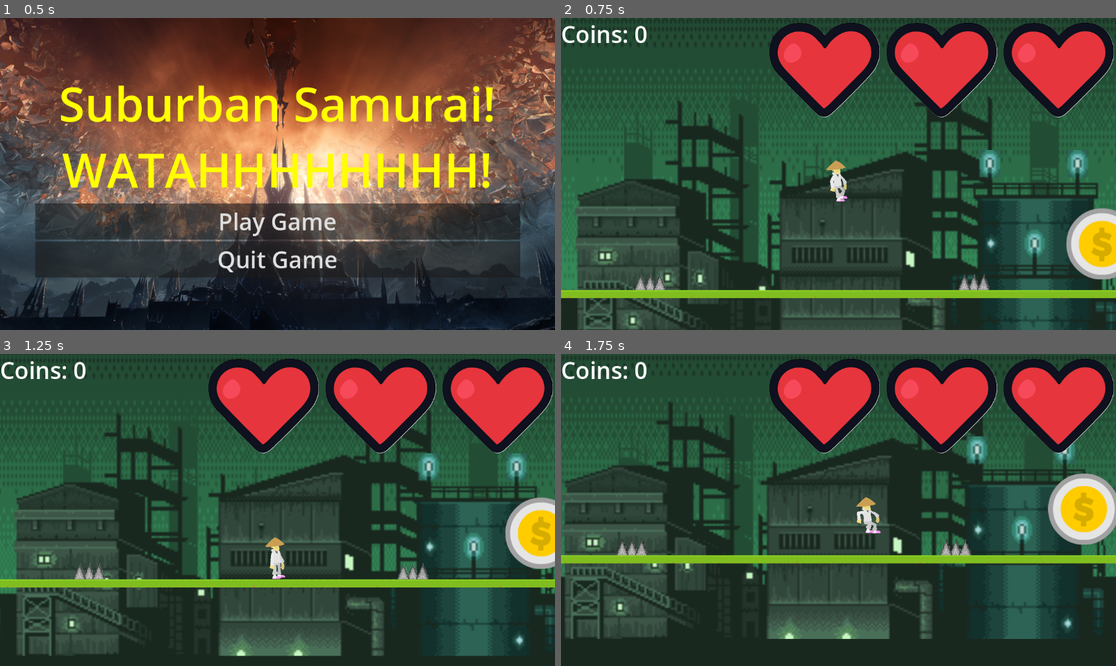
Above: before the commit, frames 1-4 (two rows, left to right).
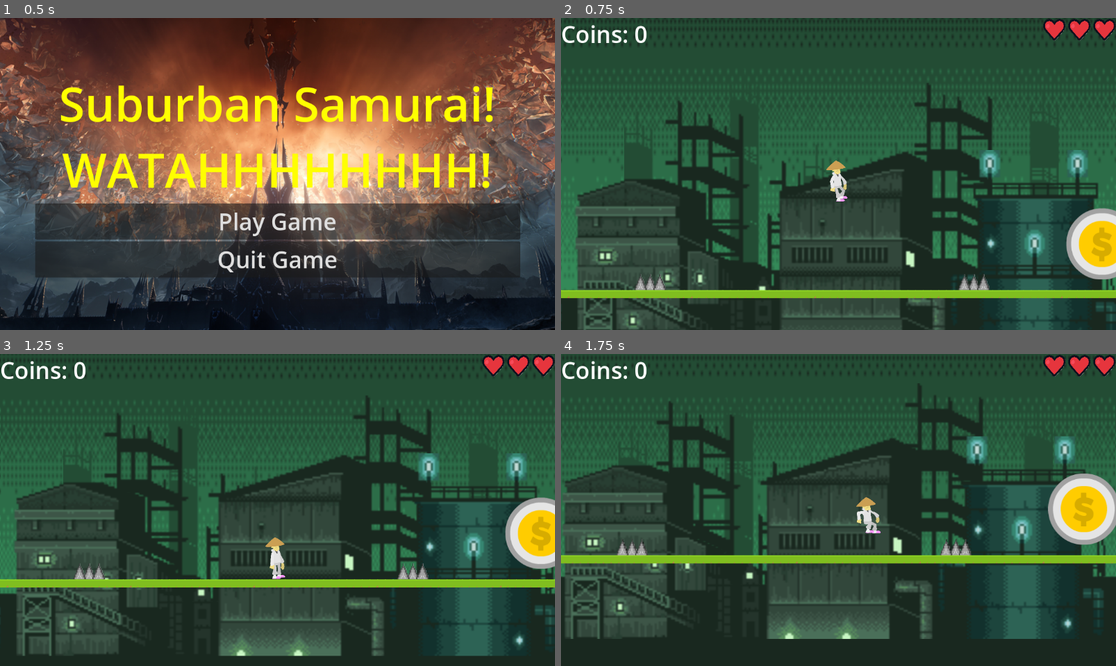
Above: after the commit, the same moments.

Repository: PietPadda/godot-2d-platformer
Game: Godot game, scene res://ui/main_menu.tscn
Same seed, same stepped clock (60 frames per second), same inputs: the game is played once before the commit and once after it.
Inputs:
- Up to frame 1 (0.5 s): no input
- Up to frame 2 (0.75 s): click "Play Game" at 0.5 s
- Up to frame 3 (1.25 s): no input
- Up to frame 4 (1.75 s): tap Enter (ui_accept) at 1.25, 1.52 s; hold Right (ui_right) from 1.28 s (still down); tap Ctrl (attack) at 1.35 s

Frame 1 is identical in both runs. In frame 2, 13% of the frame differs, in the area x 37-100%, y 0-32%; in frame 3, 13%; in frame 4, 13%.

Commit message:
fix(ui): use expand mode ignore and custom minimum dims to resize container held texturerects

Diff:
--- a/godot-2d-platformer/ui/ui.tscn
+++ b/godot-2d-platformer/ui/ui.tscn
@@ -60,16 +60,22 @@
 grow_horizontal = 0
 
 [node name="Heart" type="TextureRect" parent="Control/HealthBar"]
+custom_minimum_size = Vector2(48, 48)
 layout_mode = 2
 texture = ExtResource("2_ks8t7")
+expand_mode = 1
 
 [node name="Heart2" type="TextureRect" parent="Control/HealthBar"]
+custom_minimum_size = Vector2(48, 48)
 layout_mode = 2
 texture = ExtResource("2_ks8t7")
+expand_mode = 1
 
 [node name="Heart3" type="TextureRect" parent="Control/HealthBar"]
+custom_minimum_size = Vector2(48, 48)
 layout_mode = 2
 texture = ExtResource("2_ks8t7")
+expand_mode = 1
 
 [node name="Label" type="Label" parent="."]
 offset_right = 180.0
